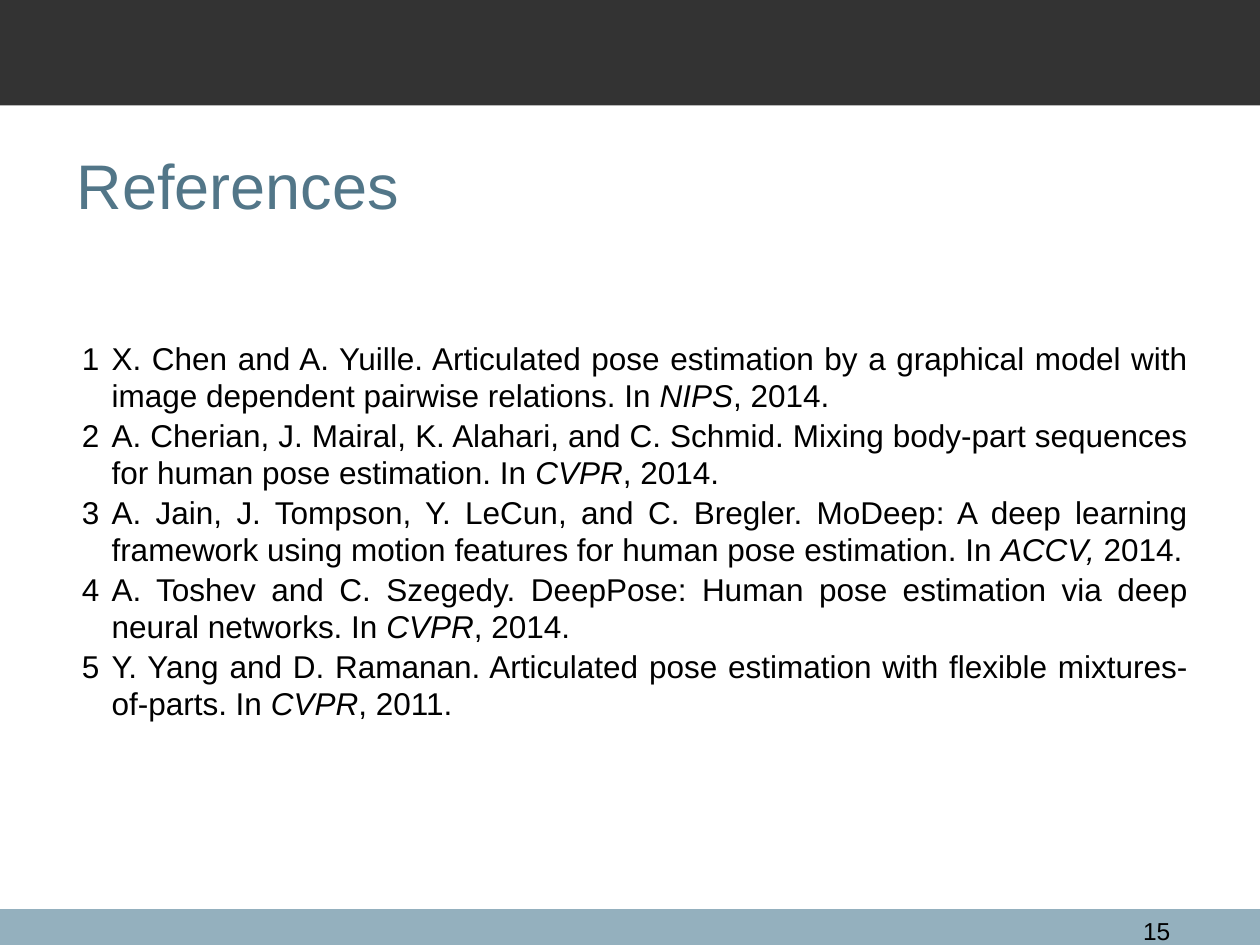
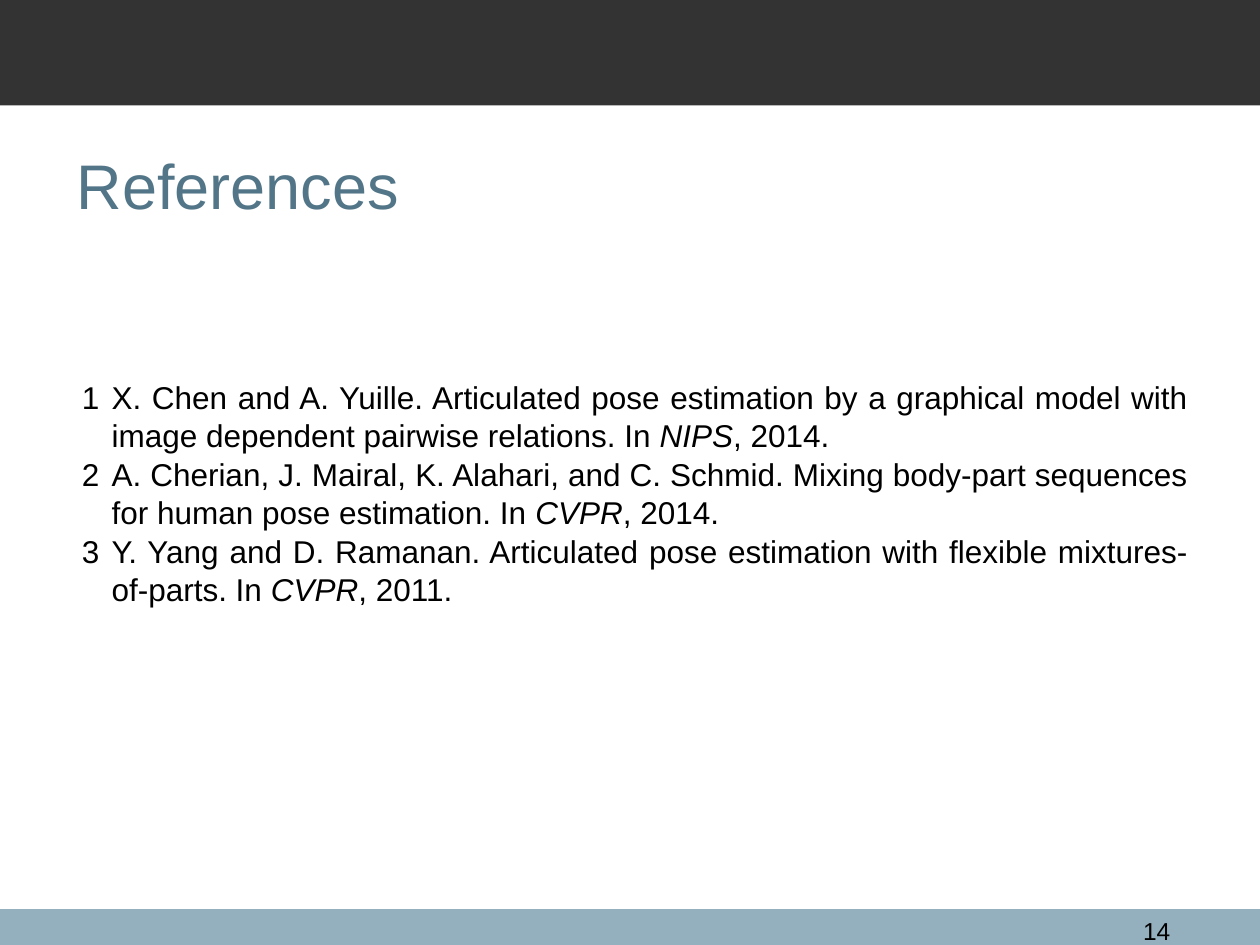
Before and after one commit to qxcv/comp2560, a slide deck: slide 14 of presentation/presentation.odp (slide 15 before the commit). Drawn at 1260x945 pixels with LibreOffice and Linux fonts; fonts in the diff are those of the drawing; background and template pictures are left out. Boxes give left, top, right and bottom in pixels: in the first picture for what was removed or moved away, otherwise in the second. Text is boxed around its words. In the diff, an @@ line names an element or a change of style, - is before the commit and + after.

```diff
--- a/presentation/presentation.odp
+++ b/presentation/presentation.odp
@@ text "X. Chen and A. Yuille. ...": place and size @@
-text "X. Chen and A. Yuille. ..." at bbox=[112, 347, 1187, 721]
+text "X. Chen and A. Yuille. ..." at bbox=[112, 386, 1187, 607]
@@ text at bbox=[112, 501, 1187, 642]: paragraphs removed @@
-3 A. Jain, J. Tompson, Y. LeCun, and C. Bregler. MoDeep: A deep learning framework using motion features for human pose estimation. In ACCV, 2014.
-4 A. Toshev and C. Szegedy. DeepPose: Human pose estimation via deep neural networks. In CVPR, 2014.
@@ page number at bbox=[1143, 923, 1170, 940]: text changed @@
-15
+14
```
Also in this commit, not shown: 1 other slide changed, 1 slide removed.
